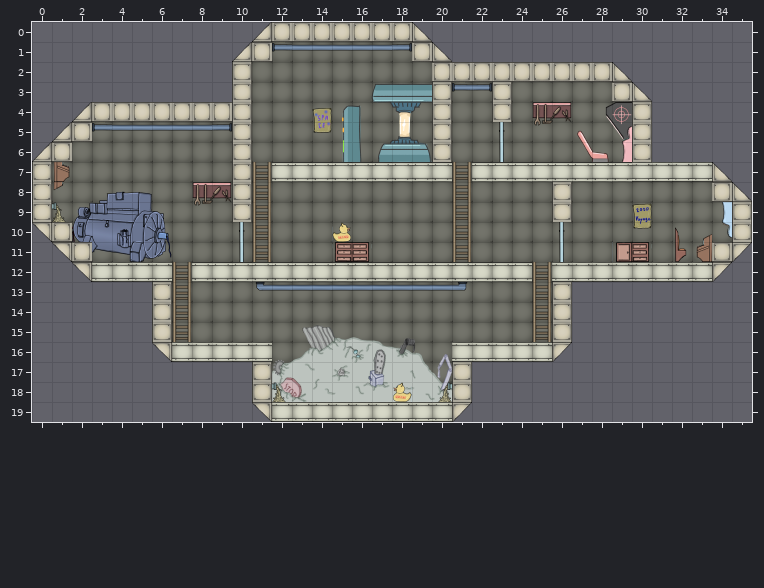
One commit to this Tiled map: Assets/Levels/Level1.tmx. The picture above was drawn from the file before the commit.
Cells are 128x128 px. Shown: x 0..35, y 0..19. Tiles whose own drawing changed are shown in their newer look in all pictures.
After the commit:
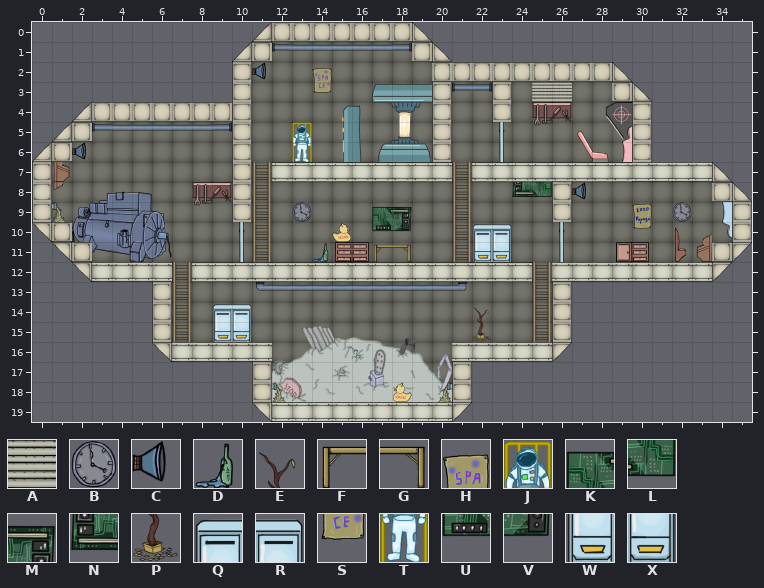
Key: from "Tiles_Spaceship": A 5 turned 90, B 33, C 34, D 35 flipped left-right, E 56, F 57, G 58, H 59, J 63, K 64, L 64 turned 180, M 65, N 65 turned 180, P 66, Q 67, R 68, S 69, T 73 flipped left-right, U 74, V 75, W 77, X 78.
_ is an empty cell.
What changed:
Layer "decoration":
Tile A now appears in row 3 at x 25 to 26.
Tile B now appears in row 9 at x 13 and 32.
Tile C now appears in row 2 at x 11; in row 6 at x 2; in row 8 at x 27.
Tile D now appears in row 11 at x 14.
Tile E now appears in row 14 at x 22.
Tile F now appears in row 11 at x 17.
Tile G now appears in row 11 at x 18.
Tile H now appears in row 2 at x 14.
Tile J now appears in row 5 at x 13.
Tile K now appears in row 9 at x 17.
Tile L now appears in row 8 at x 25.
Tile M now appears in row 9 at x 18.
Tile N now appears in row 8 at x 24.
Tile P now appears in row 15 at x 22.
Tile Q now appears in row 10 at x 22; in row 14 at x 9.
Tile R now appears in row 10 at x 23; in row 14 at x 10.
Tile S now appears in row 3 at x 14.
Tile T now appears in row 6 at x 13.
Tile U now appears in row 10 at x 17.
Tile V now appears in row 10 at x 18.
Tile W now appears in row 11 at x 22; in row 15 at x 9.
Tile X now appears in row 11 at x 23; in row 15 at x 10.
Tile H is gone in row 4 at x 14.
Tile S is gone in row 5 at x 14.
